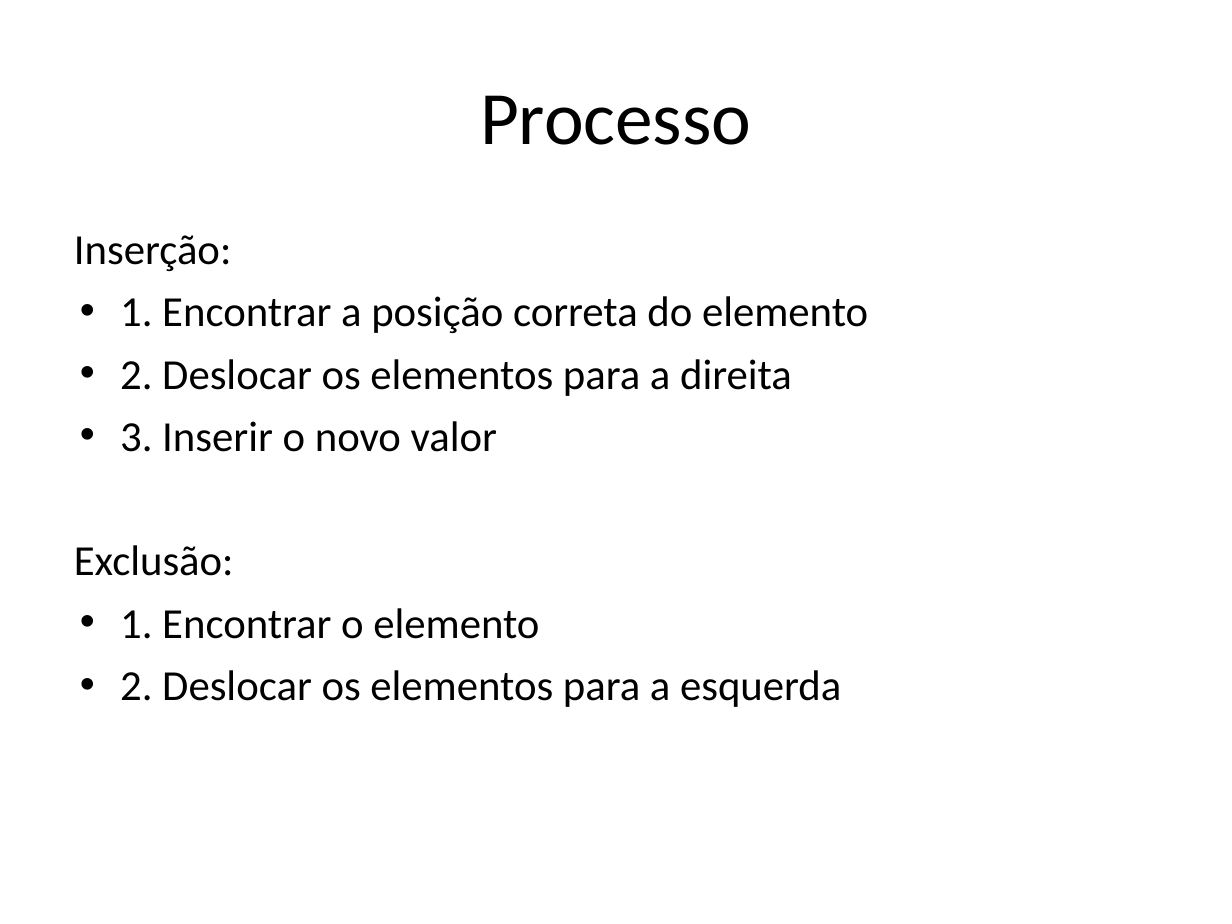
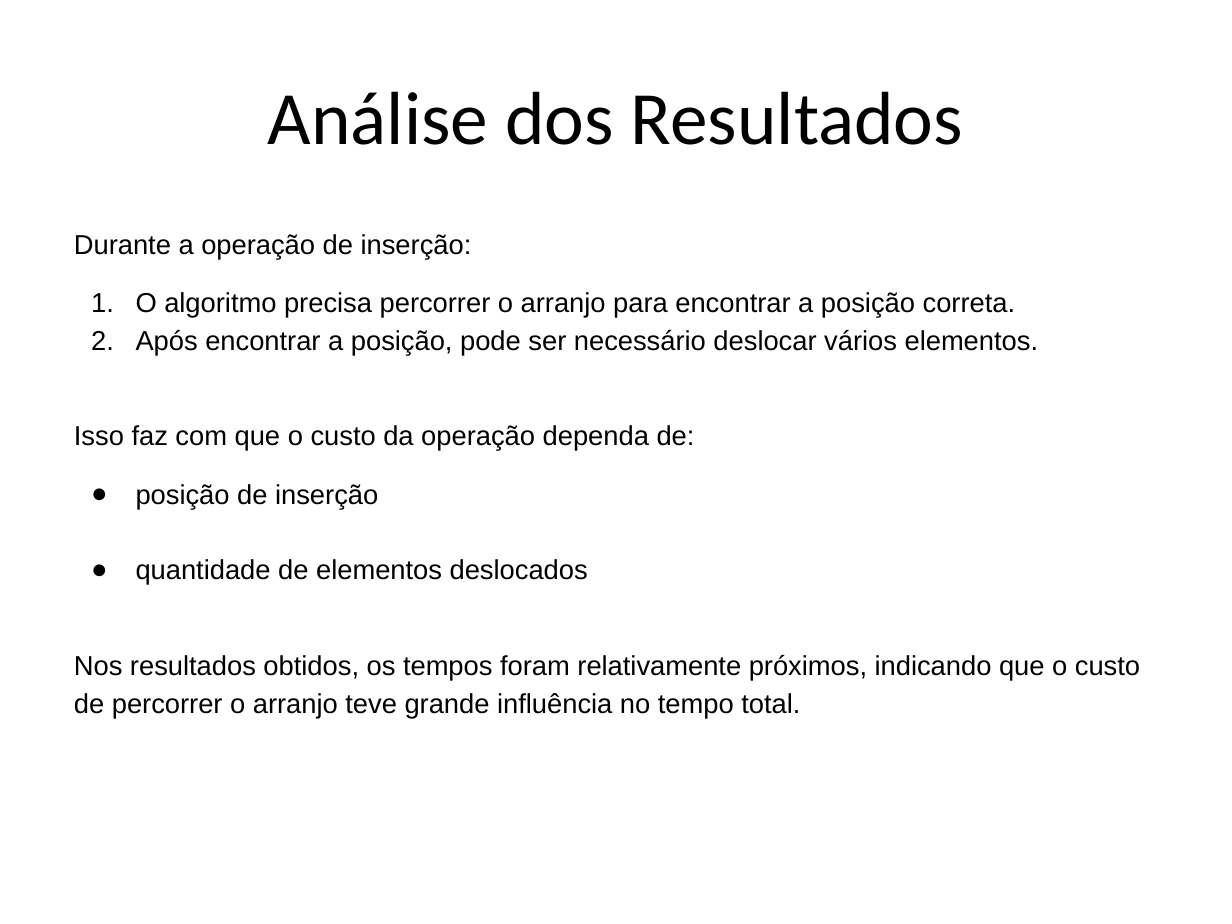
Before and after one commit to Anderson-LS-Oliveira/ArranjoOrdenado, a slide deck: slide 9 of Arranjo_Ordenado.pptx (slide 4 before the commit). Drawn at 1232x924 pixels with LibreOffice and Linux fonts; fonts in the diff are those of the drawing. Boxes give left, top, right and bottom in pixels: in the first picture for what was removed or moved away, otherwise in the second. Text is boxed around its words. In the diff, an @@ line names an element or a change of style, - is before the commit and + after.

```diff
--- a/Arranjo_Ordenado.pptx
+++ b/Arranjo_Ordenado.pptx
@@ title at <box>268,91,963,145</box>: text changed @@
-Processo
+Análise dos Resultados
@@ text at <box>74,234,1140,719</box>: text changed; size 25 to 16 pt; font Calibri to Arial @@
-Inserção:
-• 1. Encontrar a posição correta do elemento
-• 2. Deslocar os elementos para a direita
-• 3. Inserir o novo valor
-Exclusão:
-• 1. Encontrar o elemento
-• 2. Deslocar os elementos para a esquerda
+Durante a operação de inserção:
+1. O algoritmo precisa percorrer o arranjo para encontrar a posição correta.
+2. Após encontrar a posição, pode ser necessário deslocar vários elementos.
+Isso faz com que o custo da operação dependa de:
+● posição de inserção
+● quantidade de elementos deslocados
+Nos resultados obtidos, os tempos foram relativamente próximos, indicando que o custo de percorrer o arranjo teve grande influência no tempo total.
```
Also in this commit, not shown: 5 other slides changed, 4 slides added, 1 slide removed.
